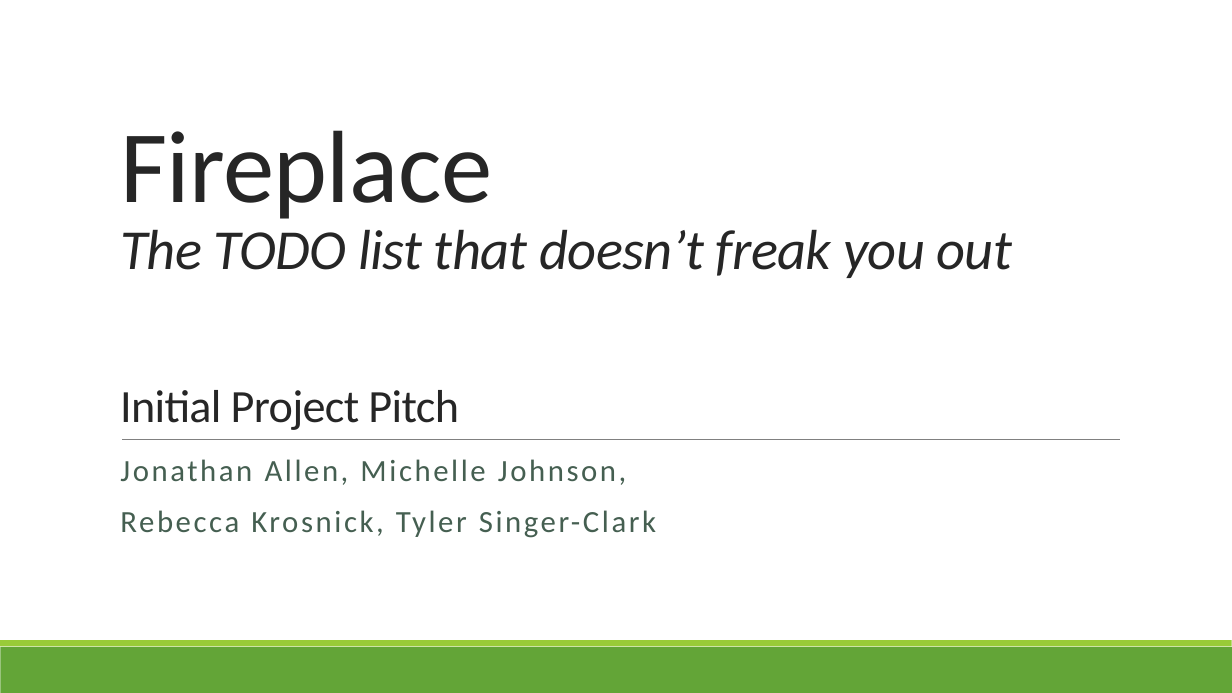
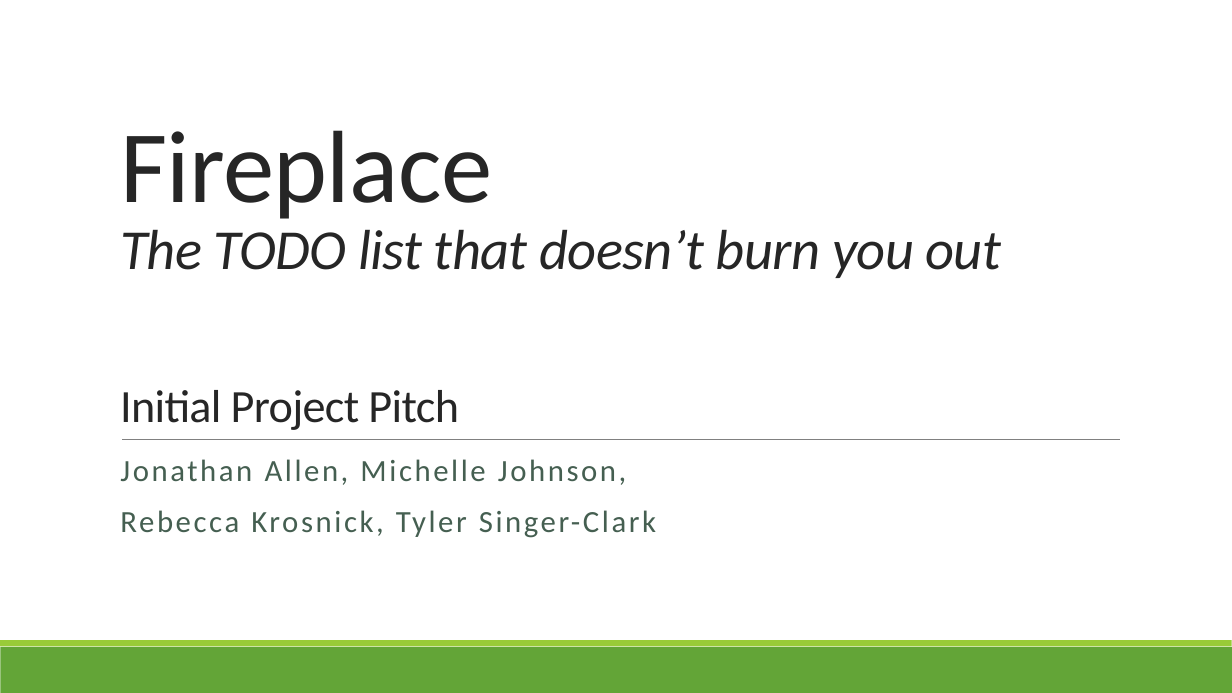
Before and after one commit to jallen01/Fireplace, a slide deck: slide 1 of docs/design/overview/initial_project_pitch.pptx. Drawn at 1232x693 pixels with LibreOffice and Linux fonts; fonts in the diff are those of the drawing. Boxes give left, top, right and bottom in pixels: in the first picture for what was removed or moved away, otherwise in the second. Text is boxed around its words. In the diff, an @@ line names an element or a change of style, - is before the commit and + after.

Commit message:
changed 'freak' to 'burn'

```diff
--- a/docs/design/overview/initial_project_pitch.pptx
+++ b/docs/design/overview/initial_project_pitch.pptx
@@ title at <box>120,130,1002,430</box>: text changed @@
-Fireplace
-The TODO list that doesn’t freak you out
-Initial Project Pitch
+Fireplace
+The TODO list that doesn’t burn you out
+Initial Project Pitch
```
Also in this commit, not shown: 2 other files.
